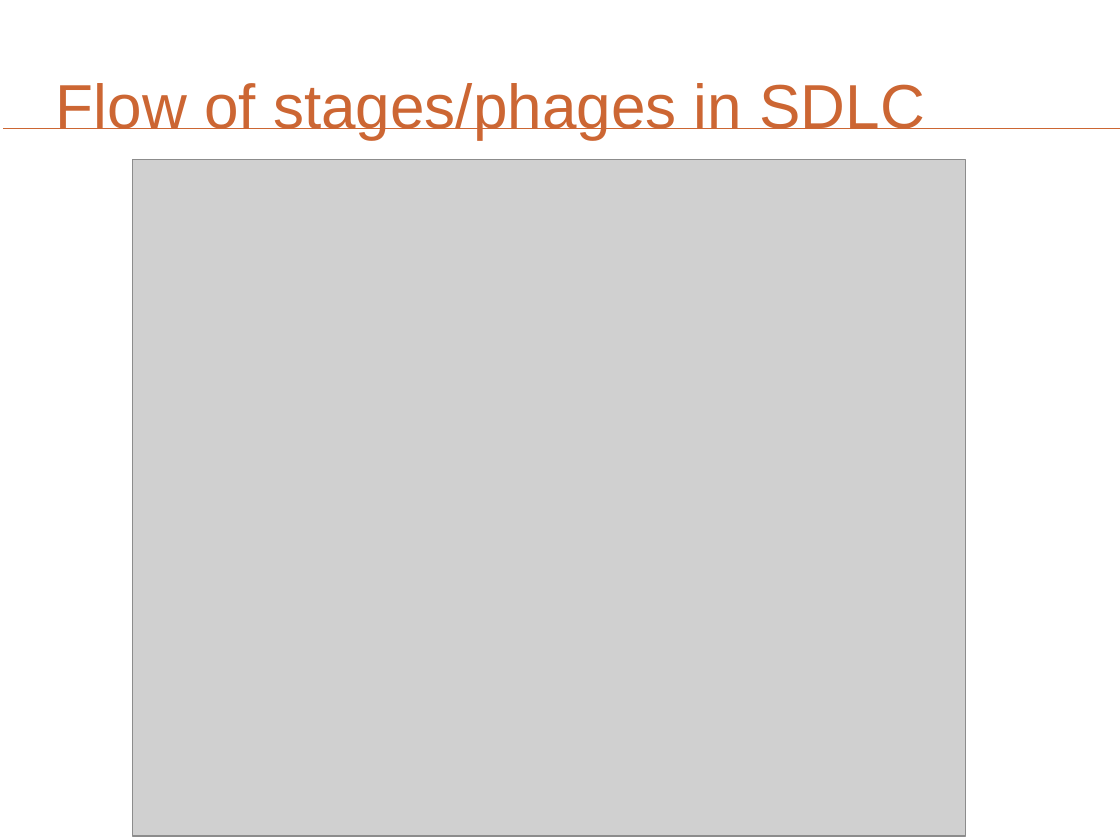
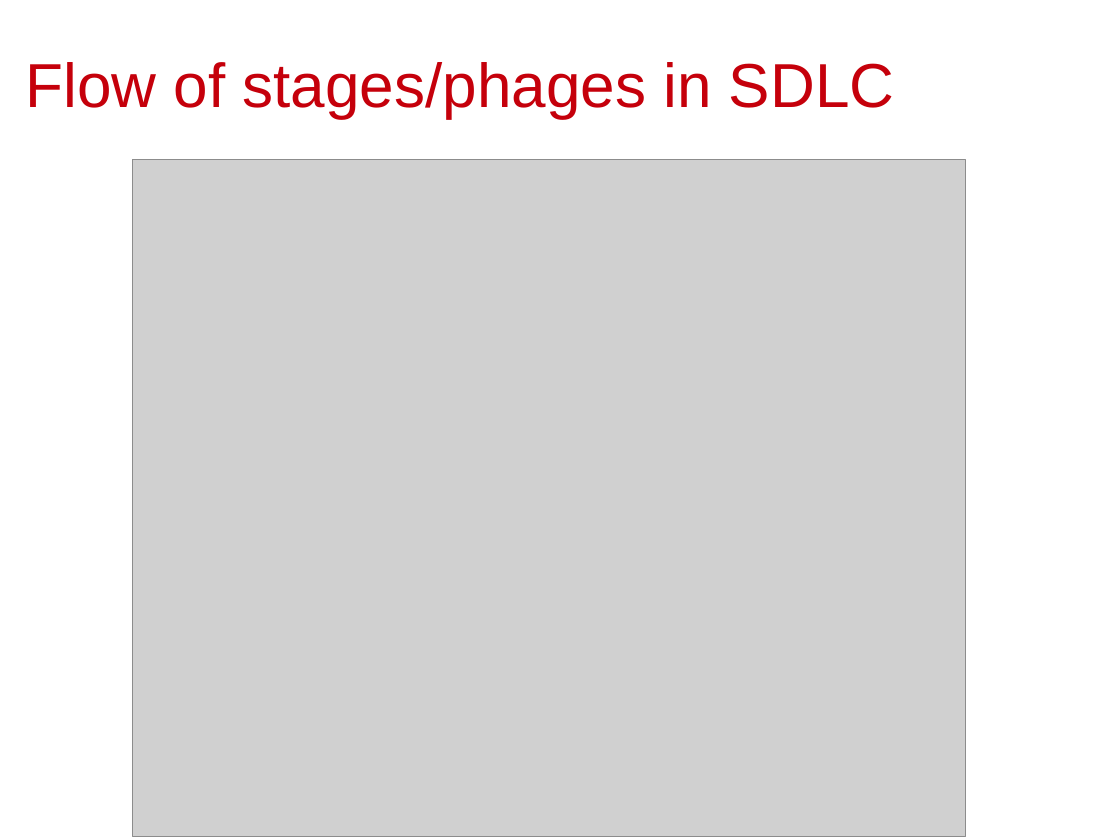
Before and after one commit to shindo59/open-ones, a slide deck: slide 11 of trunk/SDP/Wip/Document/Slide/SDP_SDLC.odp. Drawn at 1120x840 pixels with LibreOffice and Linux fonts; fonts in the diff are those of the drawing; grey boxes stand for pictures; background and template pictures are left out. Boxes give left, top, right and bottom in pixels: in the first picture for what was removed or moved away, otherwise in the second. Text is boxed around its words. In the diff, an @@ line names an element or a change of style, - is before the commit and + after.

```diff
--- a/trunk/SDP/Wip/Document/Slide/SDP_SDLC.odp
+++ b/trunk/SDP/Wip/Document/Slide/SDP_SDLC.odp
@@ title "Flow of stages/phages in SDLC": place and size @@
-title "Flow of stages/phages in SDLC" at [56, 83, 925, 139]
+title "Flow of stages/phages in SDLC" at [25, 62, 895, 118]
@@ title "Flow of stages/phages in SDLC" at [25, 62, 895, 118]: text colour #CC6633 to #C5000B @@
@@ line removed from (4, 129) to (1120, 129) @@
```
Also in this commit, not shown: 13 other slides changed, 1 other file.
